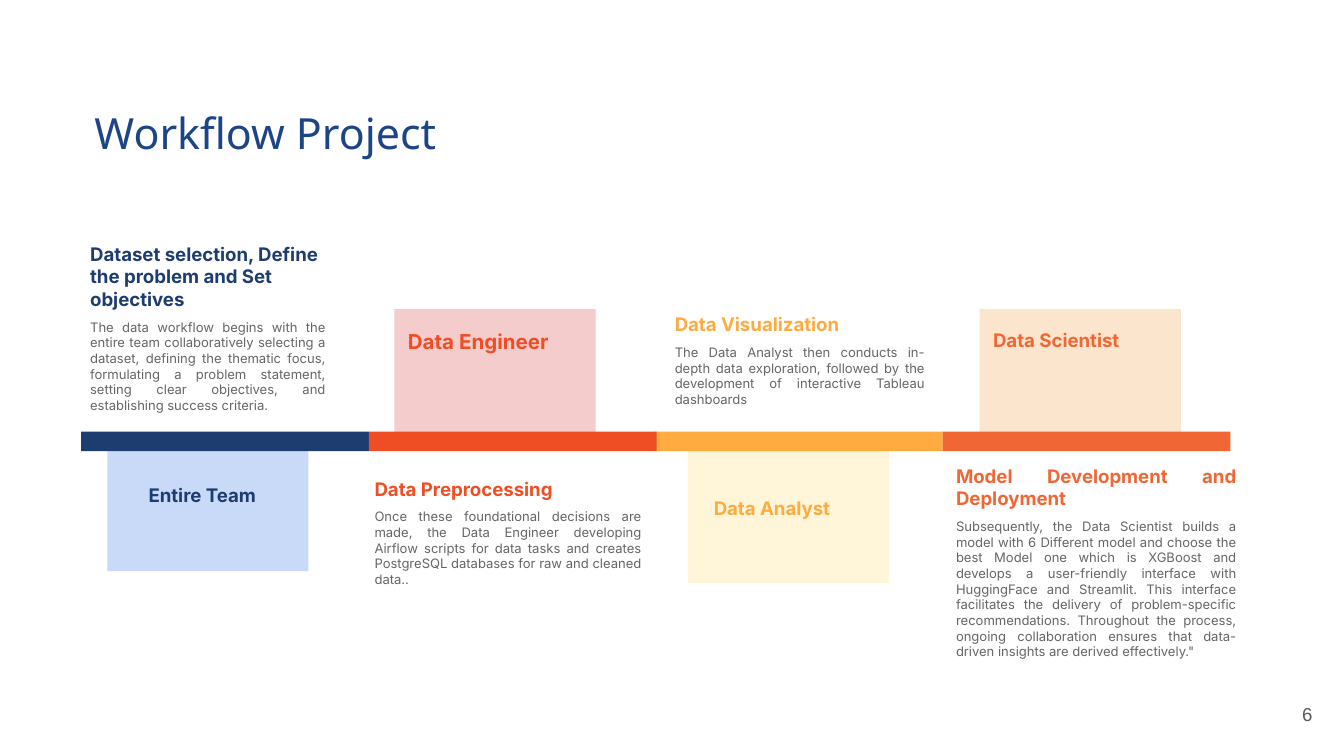
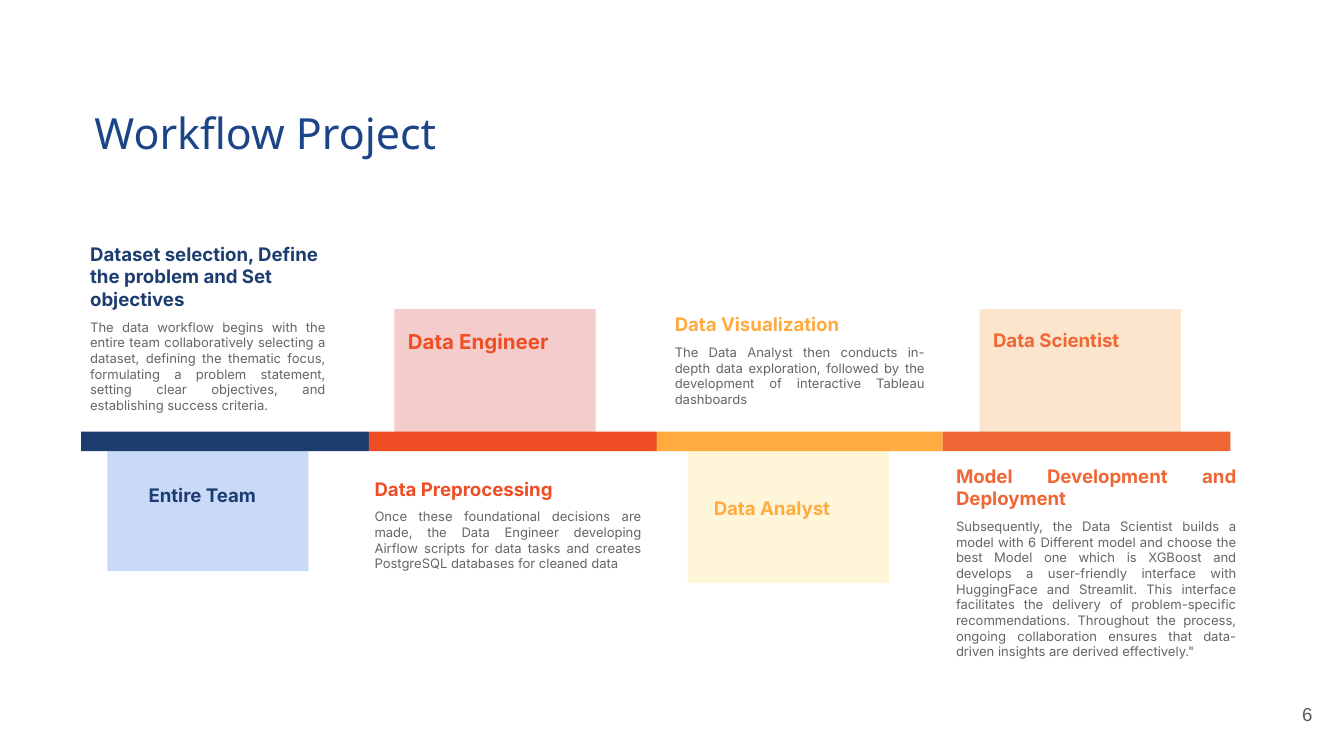
Before and after one commit to FTDS-assignment-bay/p2-final-project-p2-final-project-ftds-030-rmt-group-2, a slide deck: slide 6 of H8_Final_Project_G2_RMT30.pptx. Drawn at 1344x756 pixels with LibreOffice and Linux fonts; fonts in the diff are those of the drawing; background and template pictures are left out. Boxes give left, top, right and bottom in pixels: in the first picture for what was removed or moved away, otherwise in the second. Text is boxed around its words. In the diff, an @@ line names an element or a change of style, - is before the commit and + after.

```diff
--- a/H8_Final_Project_G2_RMT30.pptx
+++ b/H8_Final_Project_G2_RMT30.pptx
@@ text at (375,511,642,571): text changed @@
-Once these foundational decisions are made, the Data Engineer developing Airflow scripts for data tasks and creates PostgreSQL databases for raw and cleaned data..
+Once these foundational decisions are made, the Data Engineer developing Airflow scripts for data tasks and creates PostgreSQL databases for cleaned data
```
Also in this commit, not shown: 5 other slides changed.
